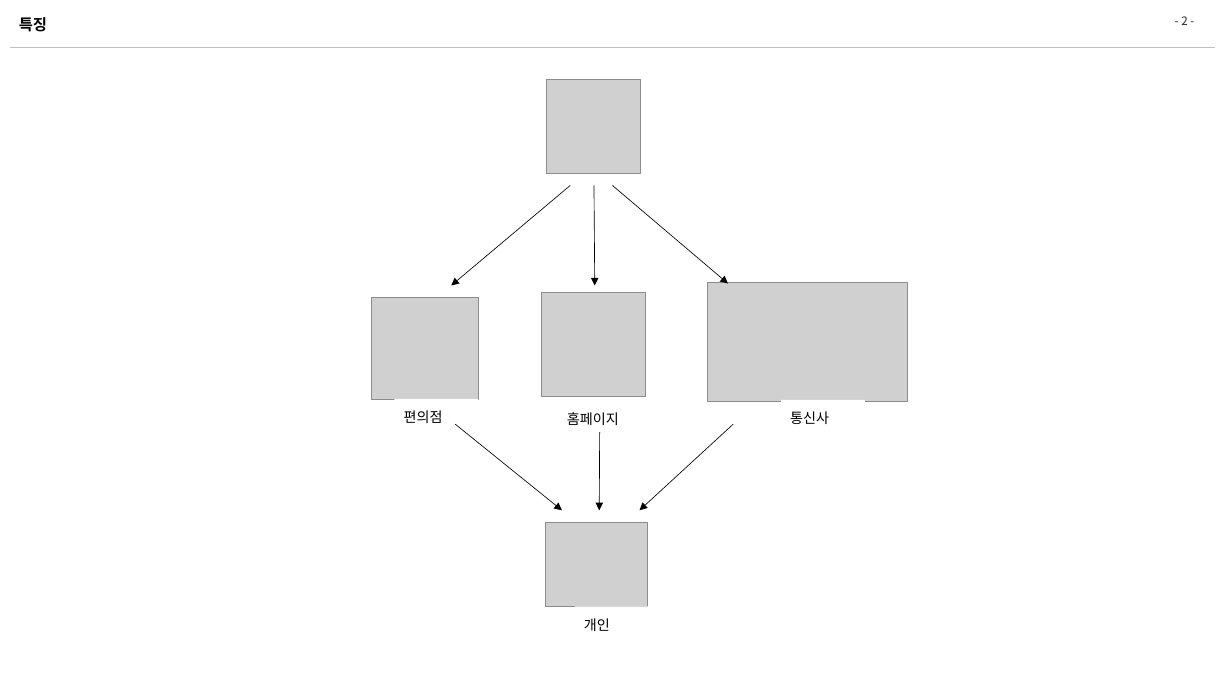
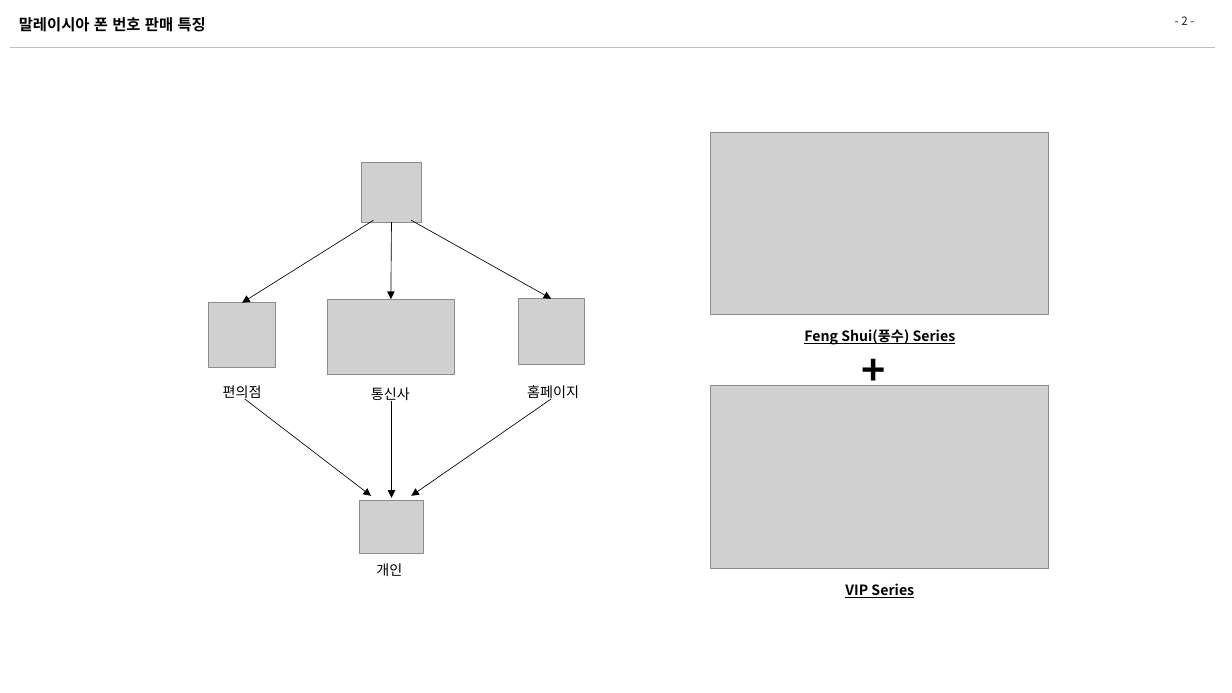
Before and after one commit to zhengze00/SpringBoot-MariaDB-master, a slide deck: slide 2 of Project File/[SK C&C] 인턴PT_오정택.pptx. Drawn at 1232x693 pixels with LibreOffice and Linux fonts; fonts in the diff are those of the drawing; grey boxes stand for pictures. Boxes give left, top, right and bottom in pixels: in the first picture for what was removed or moved away, otherwise in the second. Text is boxed around its words. In the diff, an @@ line names an element or a change of style, - is before the commit and + after.

```diff
--- a/Project File/[SK C&C] 인턴PT_오정택.pptx
+++ b/Project File/[SK C&C] 인턴PT_오정택.pptx
@@ title at (19, 17, 206, 32): text changed @@
-특징
+말레이시아 폰 번호 판매 특징
@@ picture added at (711, 132, 1049, 314) @@
@@ picture: place and size @@
-picture at (547, 79, 641, 174)
+picture at (362, 163, 421, 222)
@@ arrow moved from (570, 186) - (451, 286) to (373, 220) - (242, 303) @@
@@ arrow moved from (613, 186) - (728, 284) to (392, 223) - (391, 299) @@
@@ arrow moved from (594, 186) - (595, 286) to (411, 220) - (552, 299) @@
@@ picture: place and size @@
-picture at (708, 282, 908, 401)
+picture at (328, 299, 455, 375)
@@ picture: place and size @@
-picture at (542, 293, 645, 396)
+picture at (518, 299, 584, 364)
@@ picture: place and size @@
-picture at (372, 298, 479, 400)
+picture at (208, 303, 275, 368)
@@ text added at (804, 329, 956, 345), 11 pt, text #000000, bold, underline @@
+Feng Shui(풍수) Series
@@ rectangle added at (852, 339, 895, 383), fill #FFFFFF, 32 pt, text #000000, bold @@
++
@@ text "편의점" rewrapped from (395, 399, 479, 431) to (223, 385, 262, 401) @@
@@ text "통신사" rewrapped from (781, 400, 865, 432) to (371, 387, 410, 403) @@
@@ text "홈페이지" rewrapped from (558, 400, 642, 432) to (527, 385, 579, 401) @@
@@ picture added at (711, 385, 1049, 569) @@
@@ arrow moved from (456, 424) - (562, 510) to (245, 399) - (372, 496) @@
@@ arrow moved from (600, 432) - (600, 510) to (392, 401) - (392, 498) @@
@@ arrow moved from (734, 424) - (640, 510) to (551, 399) - (411, 496) @@
@@ picture: place and size @@
-picture at (545, 523, 648, 607)
+picture at (360, 500, 424, 554)
@@ text "개인" rewrapped from (575, 606, 659, 638) to (376, 563, 402, 576) @@
@@ text added at (845, 583, 914, 598), 11 pt, text #000000, bold, underline @@
+VIP Series
```
Also in this commit, not shown: 1 other slide changed, 22 slides added, 3 other files.
